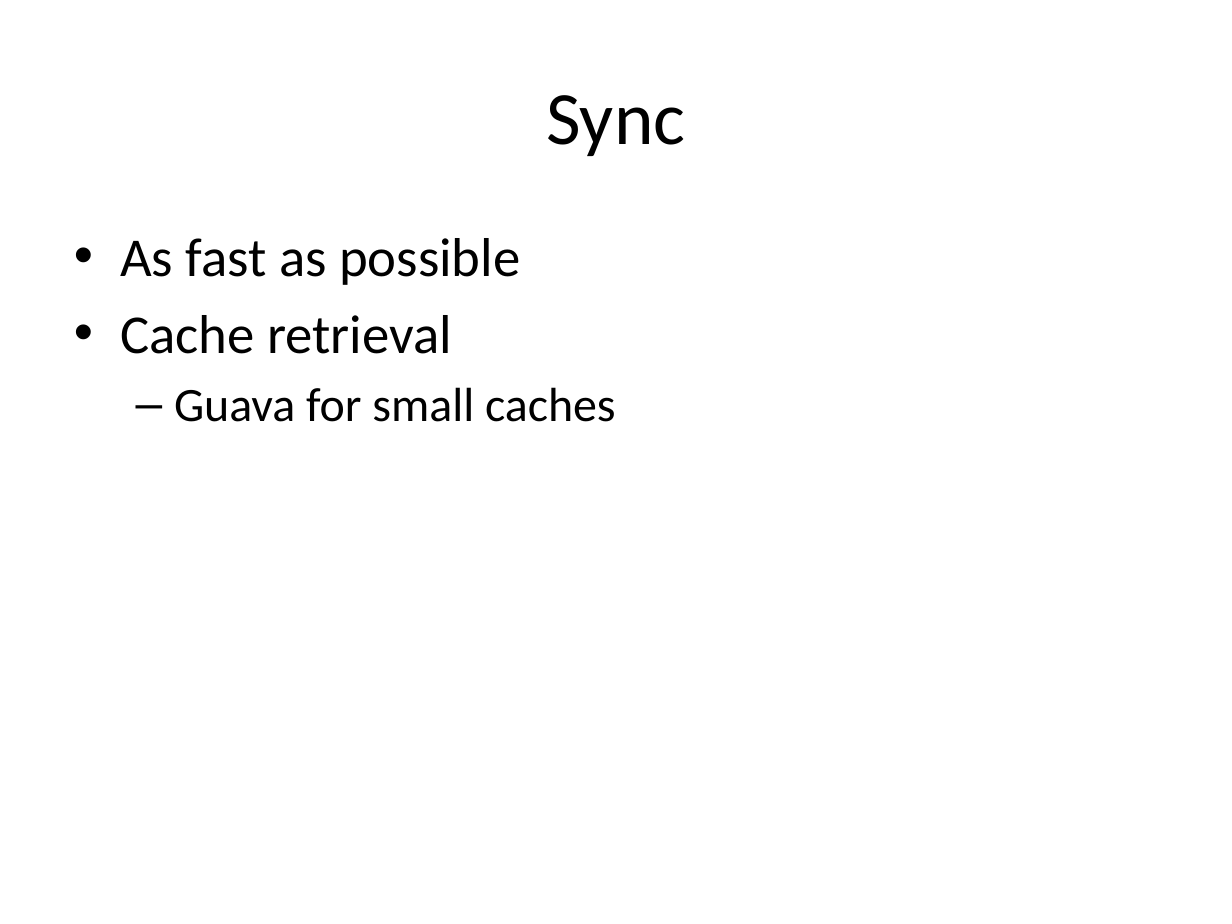
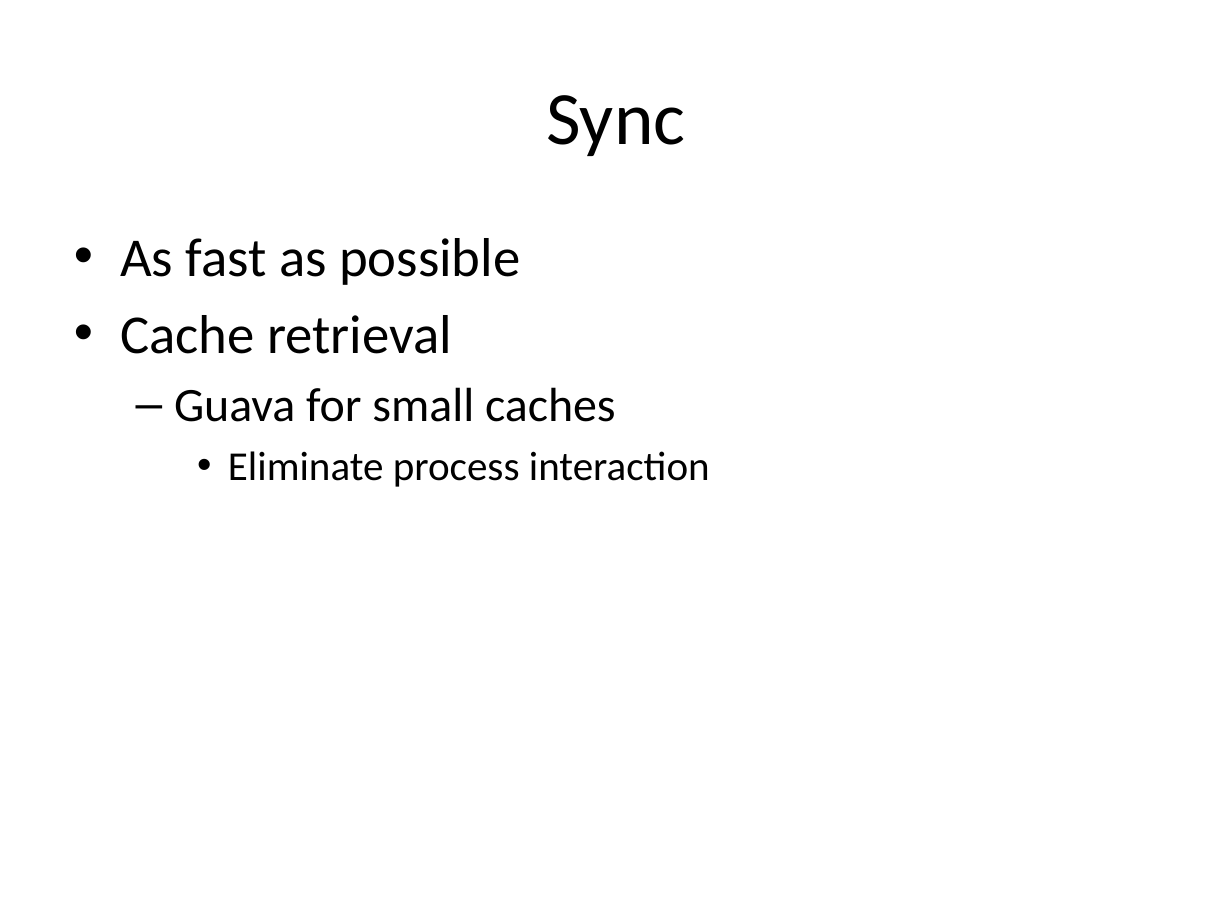
Before and after one commit to vitali-kviatkouski/personal, a slide deck: slide 11 of Microservices.pptx (slide 7 before the commit). Drawn at 1232x924 pixels with LibreOffice and Linux fonts; fonts in the diff are those of the drawing. Boxes give left, top, right and bottom in pixels: in the first picture for what was removed or moved away, otherwise in the second. Text is boxed around its words. In the diff, an @@ line names an element or a change of style, - is before the commit and + after.

```diff
--- a/Microservices.pptx
+++ b/Microservices.pptx
@@ text at (228,451,710,487): paragraph added @@
+    • Eliminate process interaction
```
Also in this commit, not shown: 3 other slides changed, 5 slides added, 1 slide removed, 1 other file.
